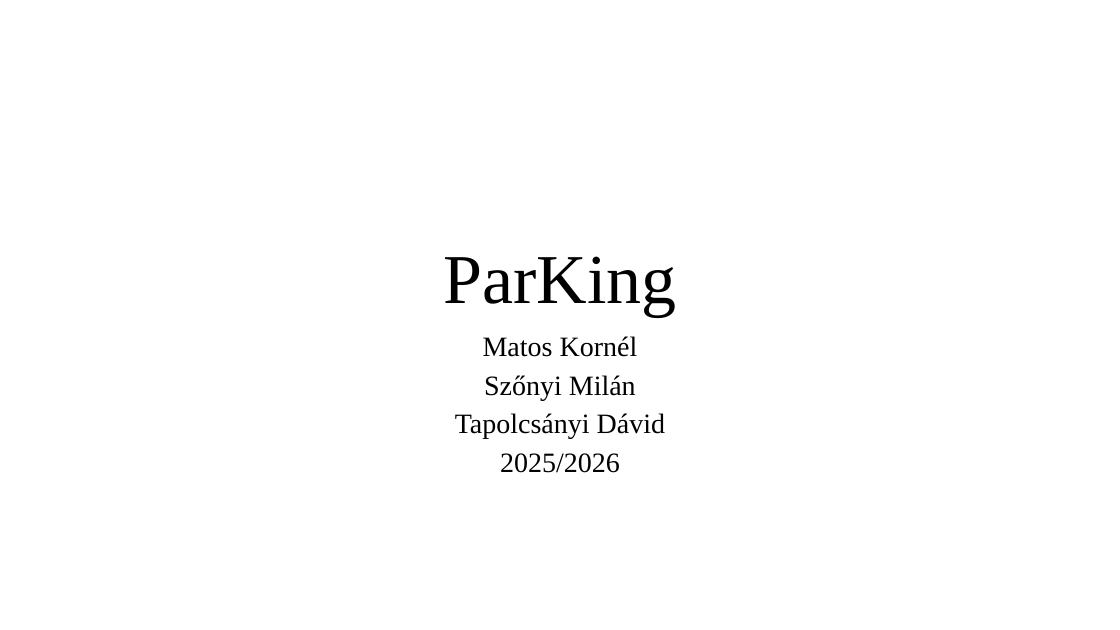
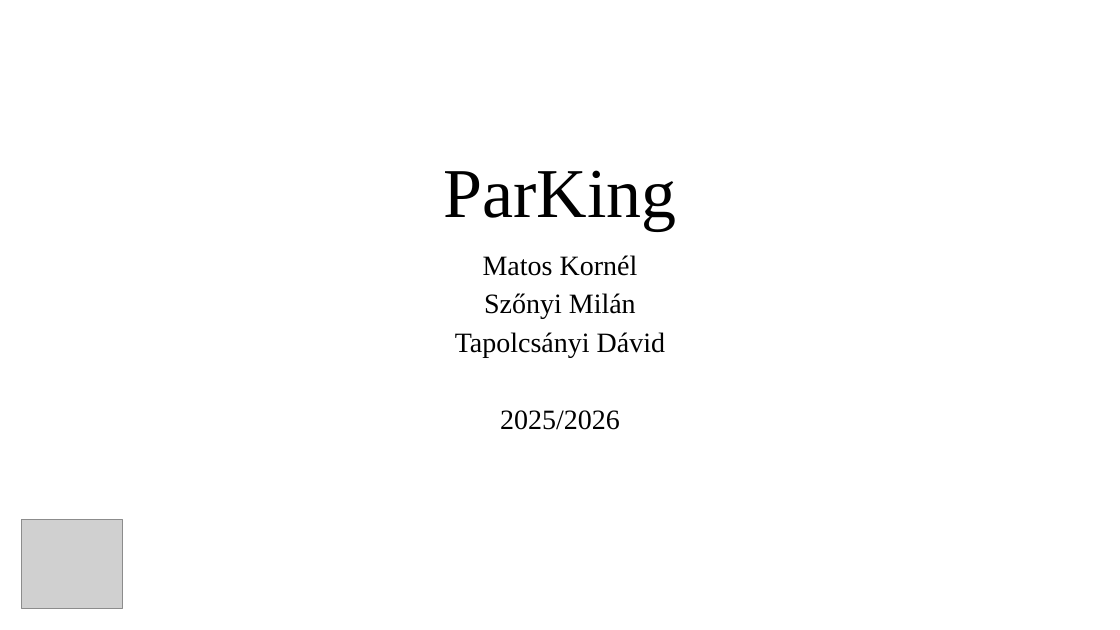
Before and after one commit to K0RN3L07/ParKing, a slide deck: slide 1 of Dokumentáció/ParKing-prezentacio.pptx. Drawn at 1120x630 pixels with LibreOffice and Linux fonts; fonts in the diff are those of the drawing; grey boxes stand for pictures. Boxes give left, top, right and bottom in pixels: in the first picture for what was removed or moved away, otherwise in the second. Text is boxed around its words. In the diff, an @@ line names an element or a change of style, - is before the commit and + after.

Commit message:
updated ppt

```diff
--- a/Dokumentáció/ParKing-prezentacio.pptx
+++ b/Dokumentáció/ParKing-prezentacio.pptx
@@ title "ParKing": place and size @@
-title "ParKing" at [443, 256, 676, 317]
+title "ParKing" at [443, 170, 676, 231]
@@ subtitle "Matos Kornél" rewrapped from [455, 336, 665, 473] to [455, 255, 665, 430] @@
@@ picture added at [22, 520, 122, 608] @@
```
